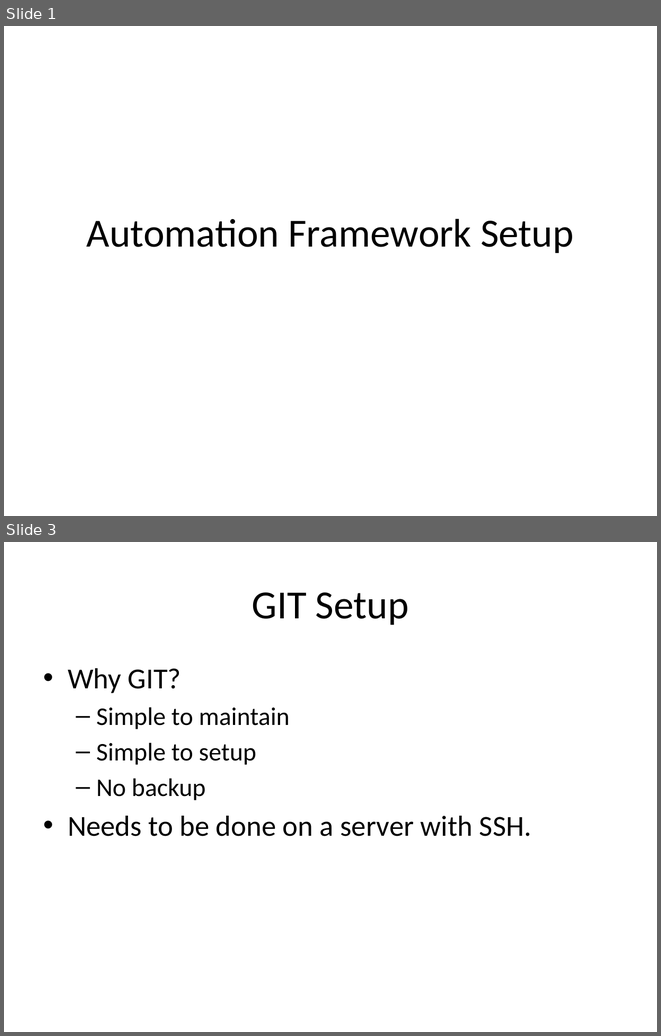
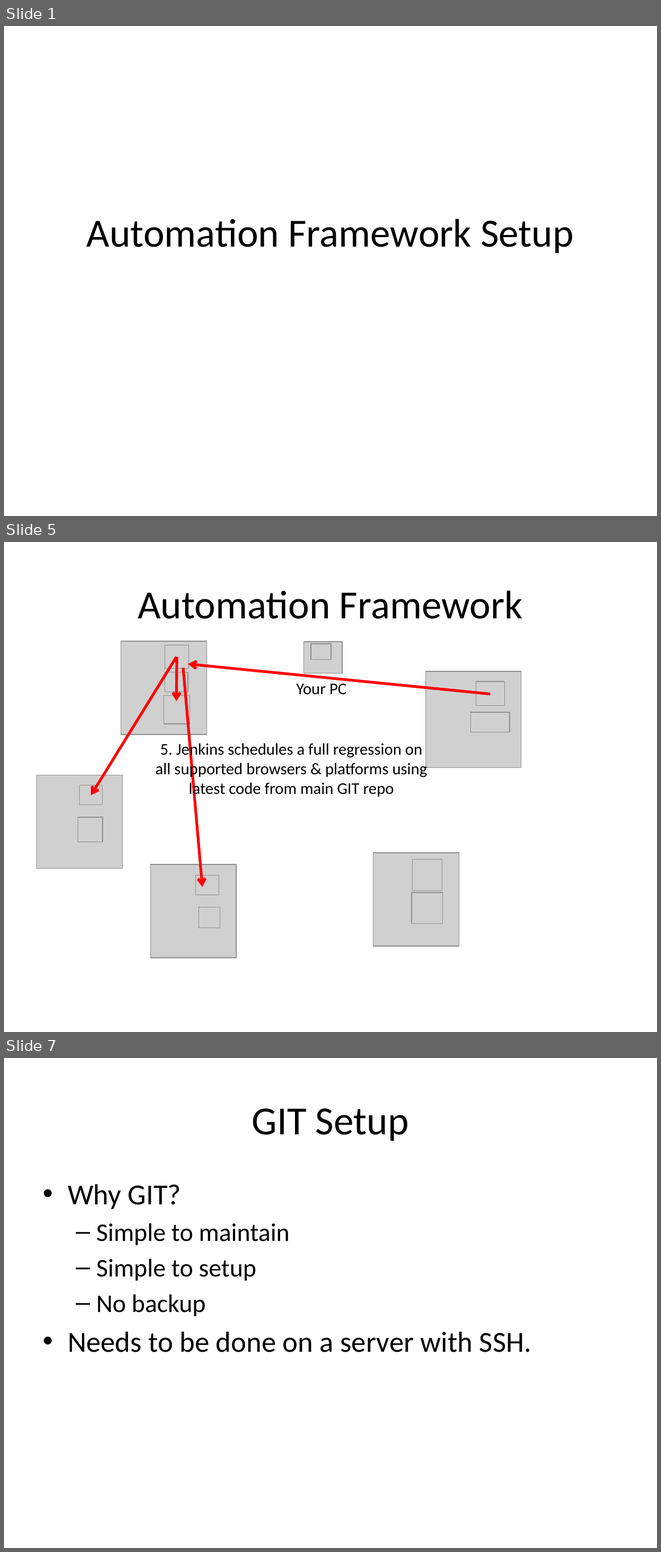
Before and after one commit to phillipsic/SeleniumDriverFramework, a slide deck: AutomationSetup.pptx. Shown one above the other, each under a label of ours: slides 1 and 3 before the commit, slides 1, 5 and 7 after it; the slides between them are not shown. The pictures are 661x1036 and 661x1552 pixels, drawn with LibreOffice and Linux fonts; fonts in the diff are those of the drawing; grey boxes stand for pictures; background and template pictures are left out. Boxes give left, top, right and bottom in pixels: in the first picture for what was removed or moved away, otherwise in the second. Text is boxed around its words. In the diff, an @@ line names an element or a change of style, - is before the commit and + after.

```diff
--- a/AutomationSetup.pptx
+++ b/AutomationSetup.pptx
@@ slide 5 added at bbox=[4, 542, 657, 1032], background #FFFFFF @@
@@ title added at bbox=[138, 590, 523, 619], 44 pt, text #000000 @@
+Automation Framework
@@ picture added at bbox=[303, 642, 342, 673] @@
@@ picture added at bbox=[311, 644, 331, 660] @@
@@ arrow added from (176, 657) to (91, 795), #FF0000 3 pt @@
@@ arrow added from (177, 657) to (176, 700), #FF0000 3 pt @@
@@ arrow added from (183, 668) to (203, 886), #FF0000 3 pt @@
@@ arrow added from (491, 694) to (188, 664), #FF0000 3 pt @@
@@ text added at bbox=[296, 680, 346, 695], 18 pt, text #000000 @@
+Your PC
@@ picture added at bbox=[426, 671, 521, 768] @@
@@ picture added at bbox=[476, 682, 505, 706] @@
@@ group added at bbox=[121, 641, 206, 734]: 4 pictures @@
@@ picture added at bbox=[471, 713, 510, 732] @@
@@ text added at bbox=[156, 741, 427, 798], 18 pt, text #000000 @@
+5. Jenkins schedules a full regression on all supported browsers & platforms using latest code from main GIT repo
@@ picture added at bbox=[37, 775, 122, 868] @@
@@ picture added at bbox=[80, 785, 103, 804] @@
@@ picture added at bbox=[78, 817, 103, 841] @@
@@ picture added at bbox=[373, 853, 459, 946] @@
@@ picture added at bbox=[413, 859, 442, 891] @@
@@ picture added at bbox=[150, 865, 236, 958] @@
@@ picture added at bbox=[196, 875, 219, 894] @@
@@ picture added at bbox=[199, 907, 220, 927] @@
@@ picture added at bbox=[412, 893, 443, 924] @@
@@ what was slide 3 is now slide 7 @@
```
Also in this commit, not shown: 2 slides changed, 4 other slides added, 1 slide removed.
